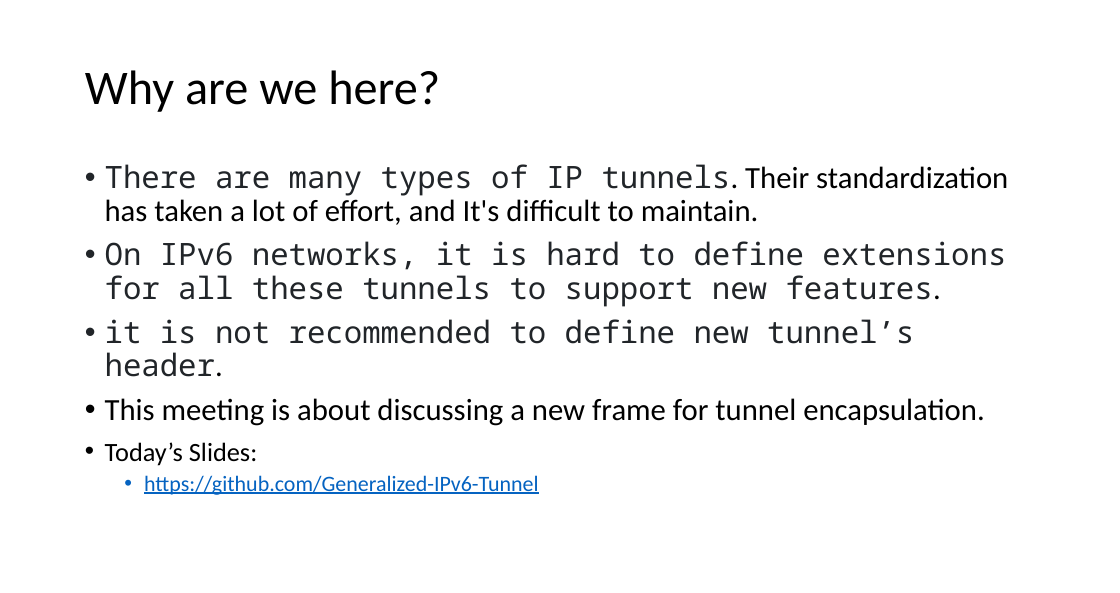
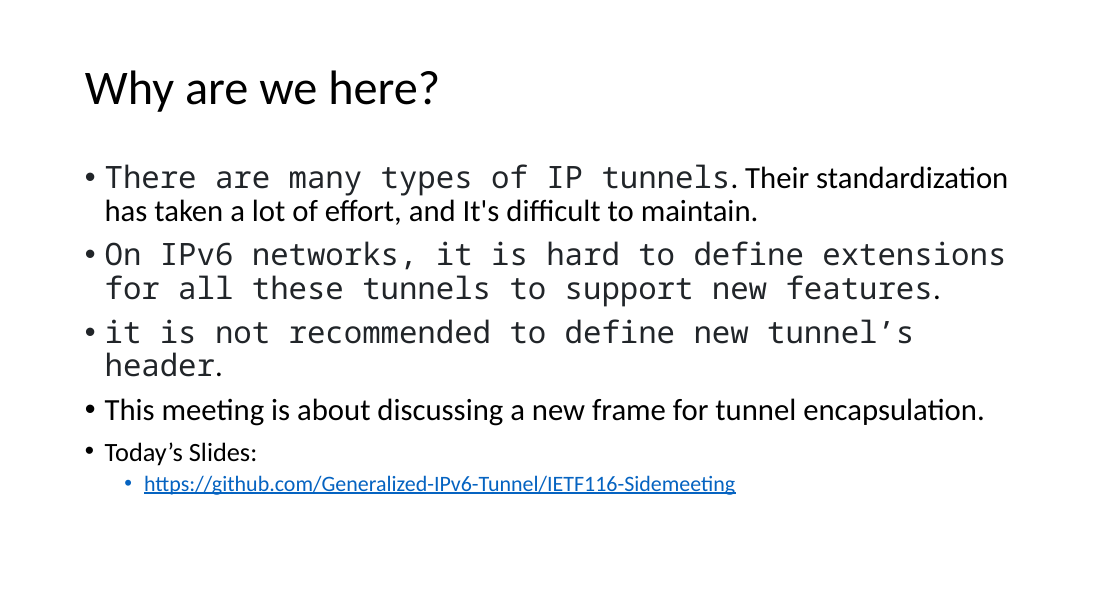
Before and after one commit to Generalized-IPv6-Tunnel/IETF116-Sidemeeting, a slide deck: slide 3 of 00 GIP6 sidemeeting introduction.pptx. Drawn at 1120x593 pixels with LibreOffice and Linux fonts; fonts in the diff are those of the drawing. Boxes give left, top, right and bottom in pixels: in the first picture for what was removed or moved away, otherwise in the second. Text is boxed around its words. In the diff, an @@ line names an element or a change of style, - is before the commit and + after.

```diff
--- a/00 GIP6 sidemeeting introduction.pptx
+++ b/00 GIP6 sidemeeting introduction.pptx
@@ text at (x1=144, y1=475, x2=735, y2=495): text changed @@
-  • https://github.com/Generalized-IPv6-Tunnel
+  • https://github.com/Generalized-IPv6-Tunnel/IETF116-Sidemeeting
```
Also in this commit, not shown: 1 other slide changed.
